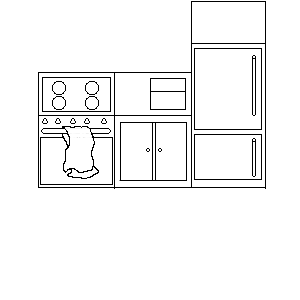
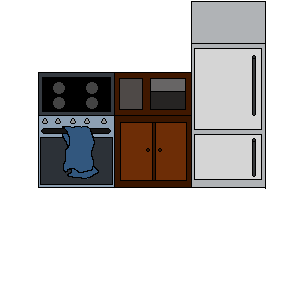
Layered file, before and after one edit (300px x 300px). Changes by layer:
painted on "Layer 1" over [39, 2, 265, 189]
